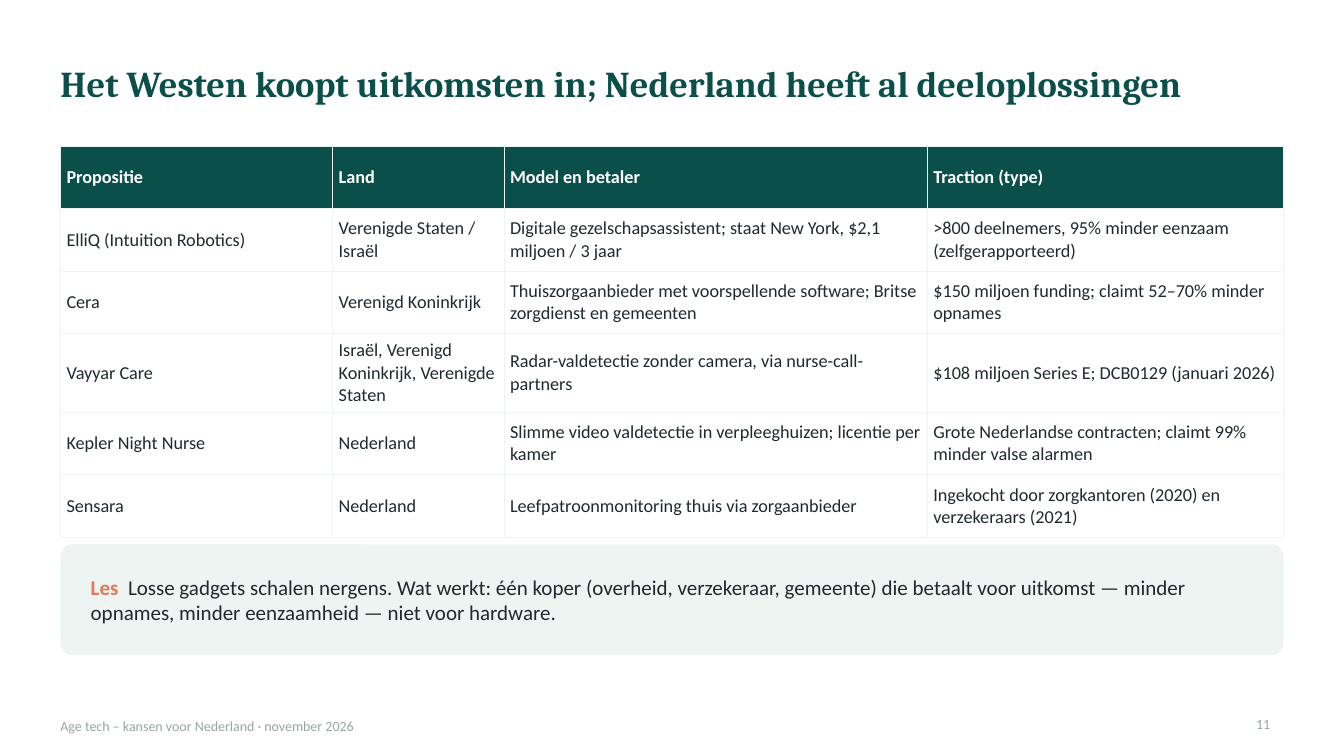
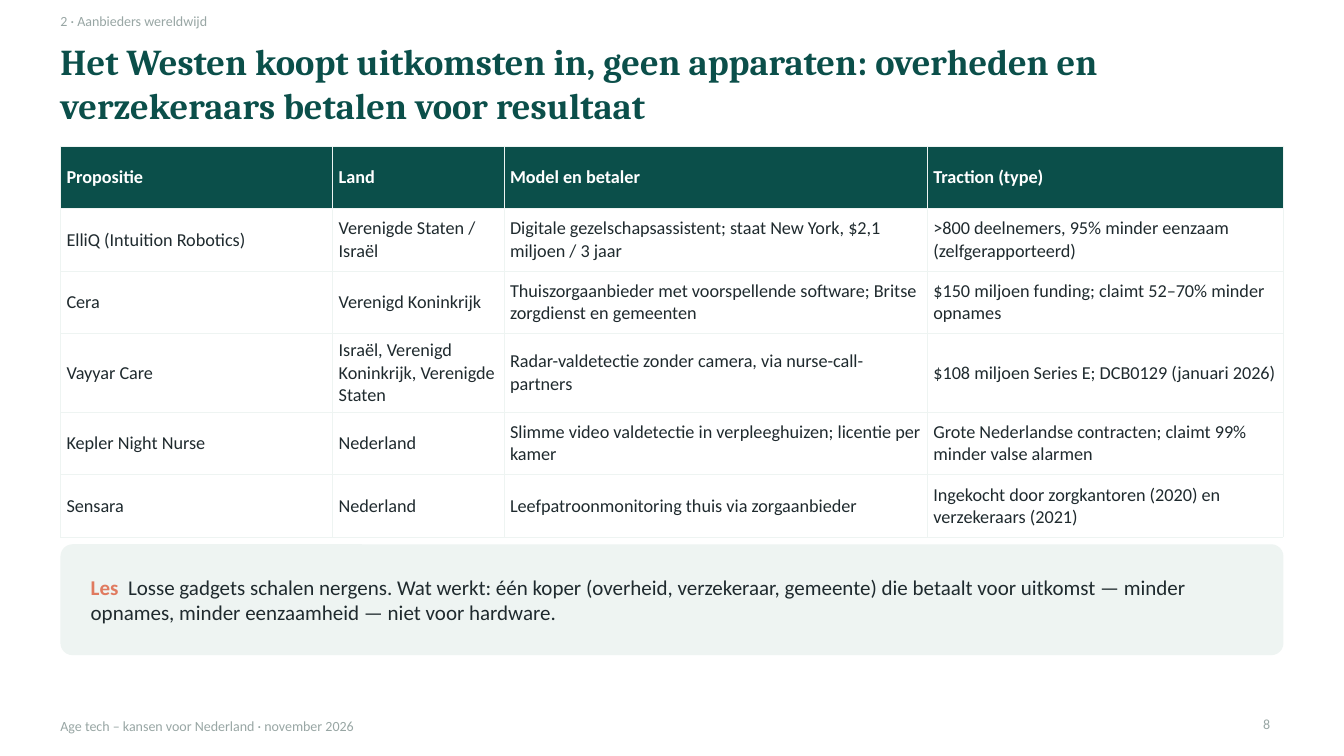
Before and after one commit to robruijn/Four-Seasons-Rome-2026, a slide deck: slide 8 of AgeTech_kansen_Nederland.pptx (slide 11 before the commit). Drawn at 1344x756 pixels with LibreOffice and Linux fonts; fonts in the diff are those of the drawing. Boxes give left, top, right and bottom in pixels: in the first picture for what was removed or moved away, otherwise in the second. Text is boxed around its words. In the diff, an @@ line names an element or a change of style, - is before the commit and + after.

```diff
--- a/AgeTech_kansen_Nederland.pptx
+++ b/AgeTech_kansen_Nederland.pptx
@@ text added at [60,16,207,28], 10 pt, text #98A6A4 @@
+2 · Aanbieders wereldwijd
@@ title at [60,49,1098,120]: text changed @@
-Het Westen koopt uitkomsten in; Nederland heeft al deeloplossingen
+Het Westen koopt uitkomsten in, geen apparaten: overheden en verzekeraars betalen voor resultaat
@@ page number at [1263,719,1270,729]: text changed @@
-11
+8
```
Also in this commit, not shown: 45 other slides changed, 4 slides added.
